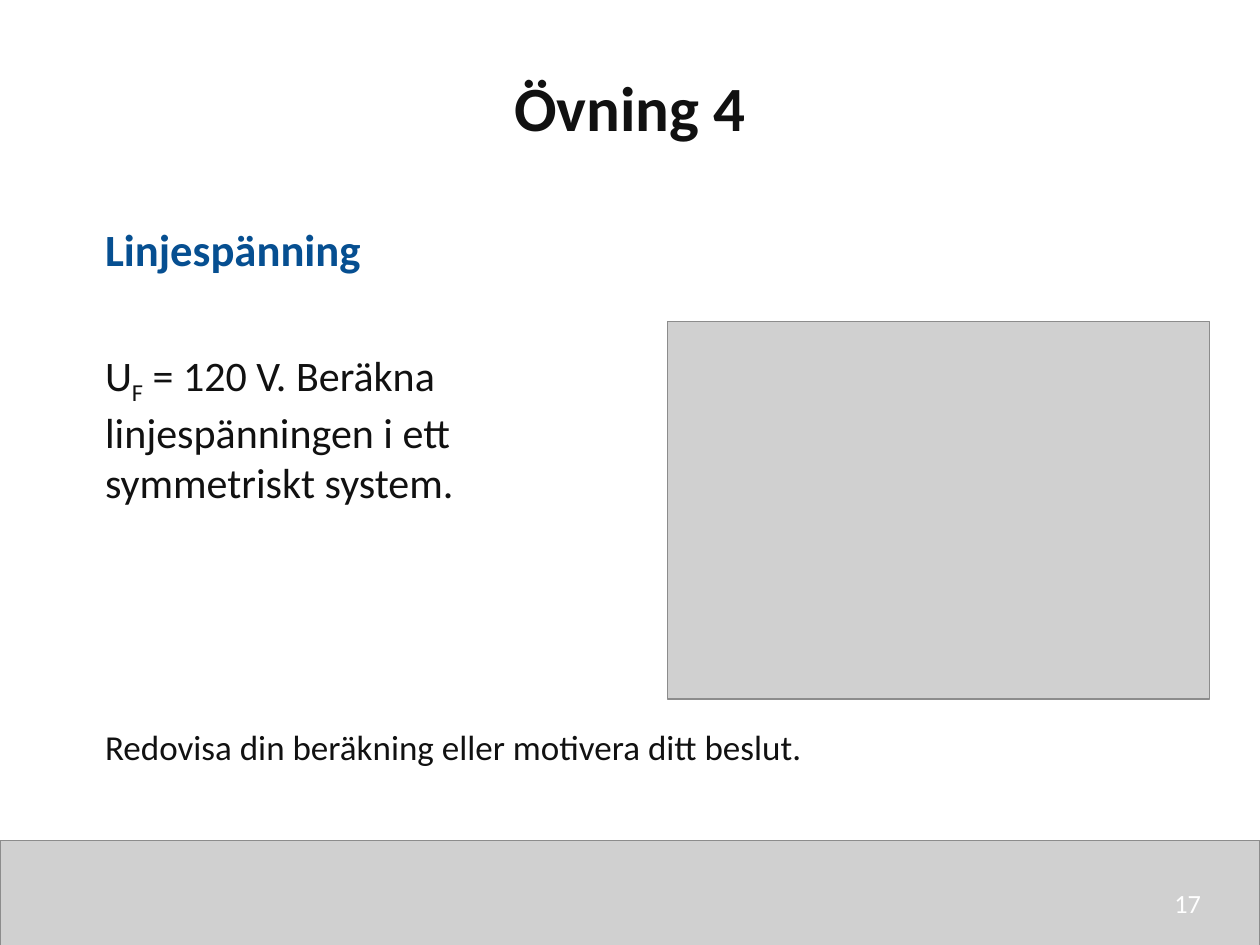
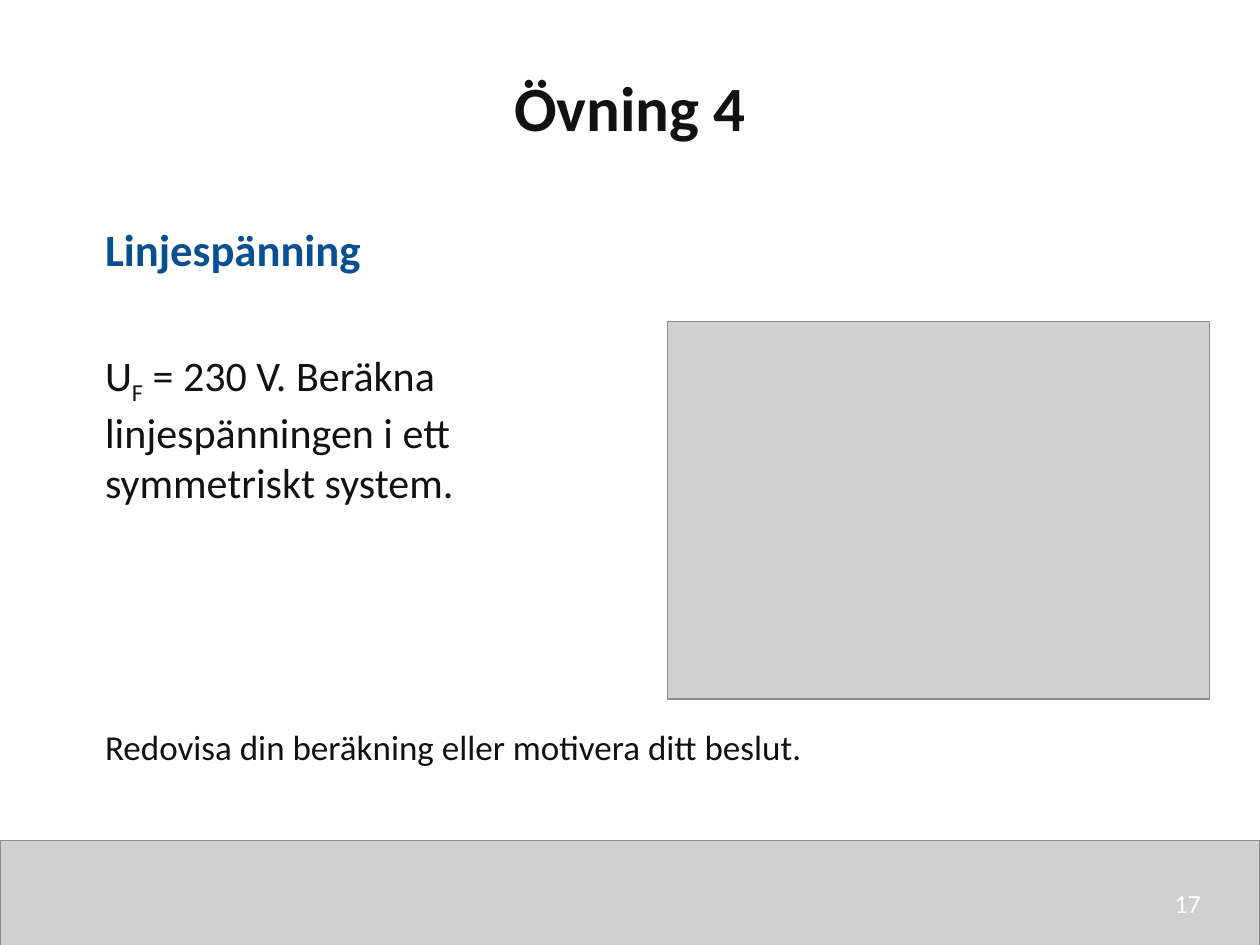
Before and after one commit to nj22az/nj22az.github.io, a slide deck: slide 17 of sjoskolan/vecka-41/aktuell/v41_01_Trefassystemets_grunder_elev.pptx. Drawn at 1260x945 pixels with LibreOffice and Linux fonts; fonts in the diff are those of the drawing; grey boxes stand for pictures. Boxes give left, top, right and bottom in pixels: in the first picture for what was removed or moved away, otherwise in the second. Text is boxed around its words. In the diff, an @@ line names an element or a change of style, - is before the commit and + after.

```diff
--- a/sjoskolan/vecka-41/aktuell/v41_01_Trefassystemets_grunder_elev.pptx
+++ b/sjoskolan/vecka-41/aktuell/v41_01_Trefassystemets_grunder_elev.pptx
@@ text at <box>105,361,454,505</box>: text changed @@
-UF = 120 V. Beräkna linjespänningen i ett symmetriskt system.
+UF = 230 V. Beräkna linjespänningen i ett symmetriskt system.
```
Also in this commit, not shown: 1 other slide changed, 43 other files.
